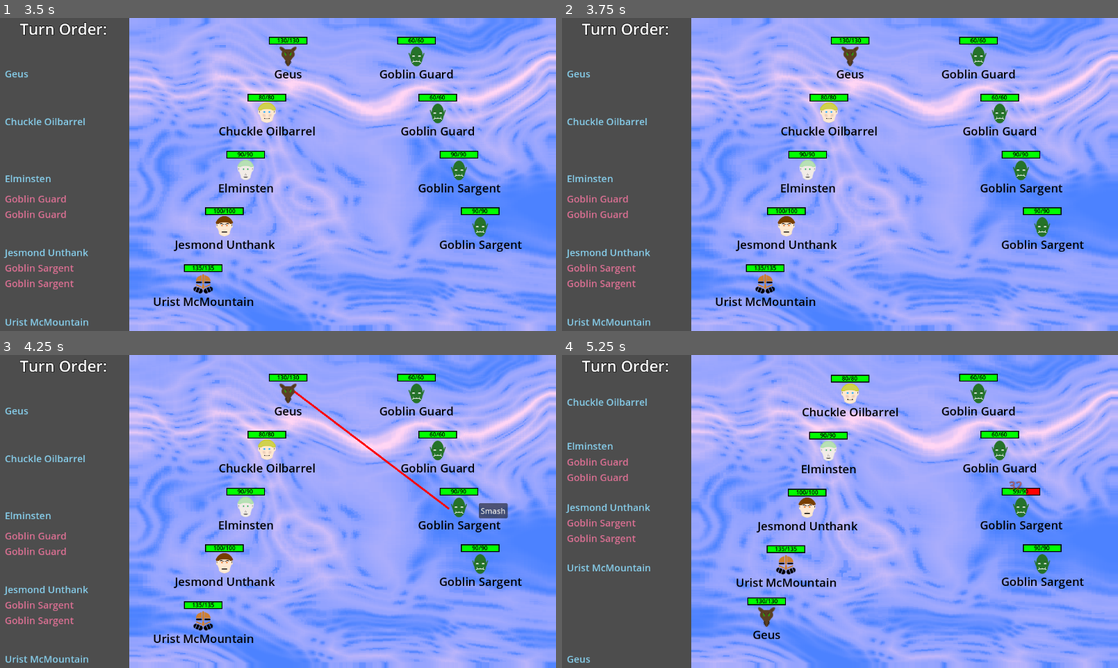
Above: before the commit, frames 1-4 (two rows, left to right).
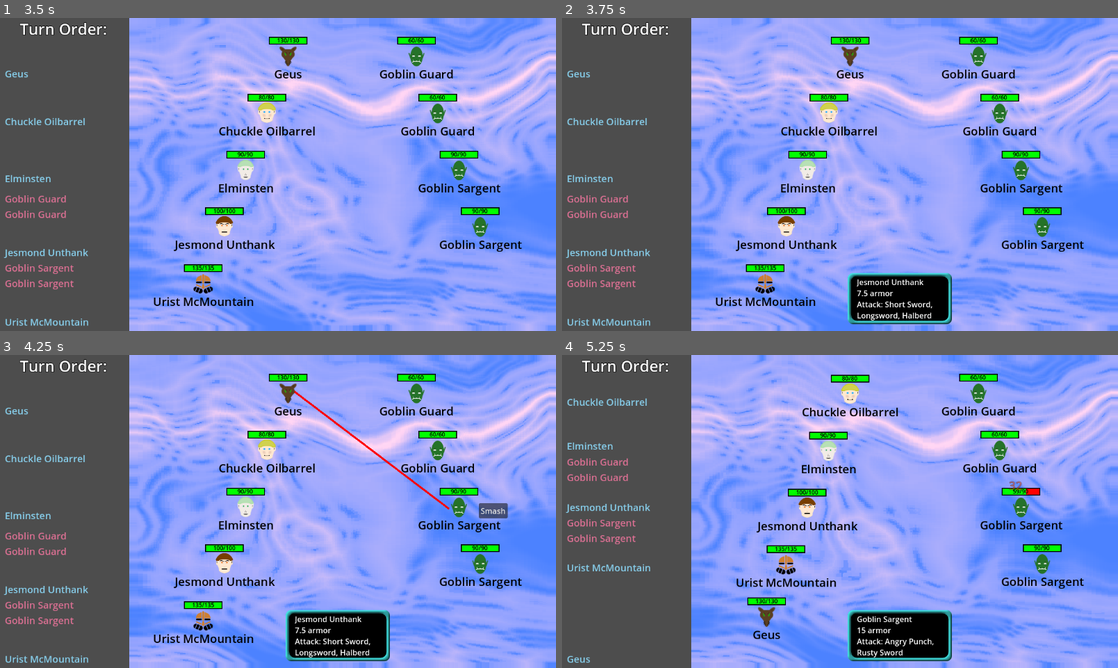
Above: after the commit, the same moments.

Repository: Habidakus/wild-jam-78-erase
Game: Godot game, scene res://Scenes/main.tscn
Same seed, same stepped clock (60 frames per second), same inputs: the game is played once before the commit and once after it. The engine's default icon, where the game draws it, is replaced by a stand-in: a white triangle on a blue panel in a dark square. Sound files missing from this copy of the repository are replaced by a short silence.
Inputs (mouse positions are in pixels of both pictures, inside the frame that each line leads up to):
- Up to frame 1 (3.5 s): tap Enter at 0.5, 2 s; move the mouse to (400, 158) at 0.52 s; click (400, 158) at 0.67 s; click "Play" at 1.25 s; move the mouse to (166, 190) at 2.02 s; click (166, 190) at 2.17 s; move the mouse to (333, 105) at 2.77 s; click (333, 105) at 2.92 s
- Up to frame 2 (3.75 s): tap Enter at 3.5 s; move the mouse to (812, 237) at 3.52 s; click (812, 237) at 3.67 s
- Up to frame 3 (4.25 s): no input
- Up to frame 4 (5.25 s): click "Smash" at 4.25 s; move the mouse to (1006, 558) at 5.02 s; click (1006, 558) at 5.17 s

Frame 1 is identical in both runs. In frame 2, 3.1% of the frame differs, in the area x 51-71%, y 81-98%; in frame 3, 3.1%; in frame 4, 3.1%.

Commit message:
Added better tooltip screen

Diff:
--- a/Scenes/main.tscn
+++ b/Scenes/main.tscn
@@ -16,6 +16,7 @@
 [ext_resource type="AudioStream" uid="uid://btjo4waad4s7d" path="res://Sounds/resurrection_03.wav" id="13_vblk6"]
 [ext_resource type="Script" path="res://Scripts/testing_prep_elo.gd" id="14_fk8kq"]
 [ext_resource type="Script" path="res://Scenes/testing_process_fight.gd" id="15_b6n3m"]
+[ext_resource type="Texture2D" uid="uid://c2khk1sps05hp" path="res://Art/Large9Rect.png" id="17_llpd5"]
 
 [sub_resource type="Shader" id="Shader_gc61x"]
 code = "shader_type canvas_item;
@@ -308,7 +309,6 @@
 text = "Play"
 
 [node name="Game" type="Control" parent="OverStateMachine"]
-visible = false
 layout_mode = 3
 anchors_preset = 15
 anchor_right = 1.0
@@ -390,7 +390,6 @@
 text = "(hit any key to continue)"
 
 [node name="Combat" type="Control" parent="OverStateMachine/Game/GameStateMachine"]
-visible = false
 layout_mode = 3
 anchors_preset = 15
 anchor_right = 1.0
@@ -761,6 +760,7 @@
 Knowing this... who would be foolish enough to try - again?"
 
 [node name="Victory" type="Control" parent="OverStateMachine/Game/GameStateMachine" node_paths=PackedStringArray("next_state")]
+visible = false
 layout_mode = 3
 anchors_preset = 15
 anchor_right = 1.0
@@ -819,4 +819,52 @@
 
 Finally, after endless battles through the eons, the Chronotyrant has been slain. His cruel machinations come to an end. All, thanks to you, you mighty three remaining heroes."
 
+[node name="Tooltip" type="Control" parent="OverStateMachine/Game"]
+visible = false
+top_level = true
+layout_mode = 1
+anchors_preset = 7
+anchor_left = 0.5
+anchor_top = 1.0
+anchor_right = 0.5
+anchor_bottom = 1.0
+offset_left = 15.0
+offset_top = -121.0
+offset_right = 233.0
+offset_bottom = -13.0
+grow_horizontal = 2
+grow_vertical = 0
+
+[node name="NinePatchRect" type="NinePatchRect" parent="OverStateMachine/Game/Tooltip"]
+layout_mode = 1
+anchors_preset = 15
+anchor_right = 1.0
+anchor_bottom = 1.0
+grow_horizontal = 2
+grow_vertical = 2
+texture = ExtResource("17_llpd5")
+region_rect = Rect2(0, 0, 64, 64)
+patch_margin_left = 24
+patch_margin_top = 24
+patch_margin_right = 24
+patch_margin_bottom = 24
+axis_stretch_horizontal = 1
+axis_stretch_vertical = 1
+
+[node name="MarginContainer" type="MarginContainer" parent="OverStateMachine/Game/Tooltip"]
+layout_mode = 1
+anchors_preset = 15
+anchor_right = 1.0
+anchor_bottom = 1.0
+grow_horizontal = 2
+grow_vertical = 2
+theme_override_constants/margin_left = 20
+theme_override_constants/margin_top = 20
+theme_override_constants/margin_right = 20
+theme_override_constants/margin_bottom = 20
+
+[node name="TooltipTextArea" type="RichTextLabel" parent="OverStateMachine/Game/Tooltip/MarginContainer"]
+layout_mode = 2
+fit_content = true
+
 [connection signal="button_up" from="OverStateMachine/Menu/Button" to="OverStateMachine/Menu" method="_on_button_button_up"]
--- a/Scripts/attack_stats.gd
+++ b/Scripts/attack_stats.gd
@@ -109,22 +109,28 @@
 	var ret_val : String = str(round(dmg * 10.0)/10.0)
 	if acts_on_allies:
 		ret_val += " Healing"
-	elif armor_piercing:
-		ret_val += " Armor Piercing"
+	else:
+		ret_val += " Damage"
+
+	if armor_piercing:
+		ret_val += ", ignores armor"
 	elif stun > 0:
-		ret_val += " Stunning"
+		ret_val += ", delays"
 	elif bleed_ticks > 0:
-		ret_val += " Bleed"
-	else:
-		ret_val += " Damage"
+		ret_val += ", causes bleeding"
+
 	if single_use:
 		ret_val += ", single use"
 	if cooldown:
 		ret_val += ", cooldown"
 	if tiring > 1:
 		ret_val += ", tiring"
-	if speed_multiple > 1:
+	if speed_multiple > 1.2:
+		ret_val += ", very slow"
+	elif speed_multiple > 1:
 		ret_val += ", slow"
+	elif speed_multiple < 0.9:
+		ret_val += ", very quick"
 	elif speed_multiple < 1:
 		ret_val += ", quick"
 
--- a/Scripts/game.gd
+++ b/Scripts/game.gd
@@ -307,6 +307,16 @@
 		(battle_space_figures[unitID] as UnitGraphics).queue_free()
 	battle_space_figures.clear()
 
+func show_unit_tooltip(unit_id : int, hovering : bool) -> void:
+	var tooltip_widget : Control = find_child("Tooltip") as Control
+	if hovering:
+		var unit_stats : UnitStats = game_state.get_unit_by_id(unit_id)
+		if unit_stats != null:
+			tooltip_widget.show()
+			tooltip_widget.find_child("TooltipTextArea").text = unit_stats.create_tooltip()
+	else:
+		tooltip_widget.hide()
+
 func update_battle_space() -> void:
 	var display_order : Array
 	for unit : UnitStats in game_state.units:
@@ -343,7 +353,7 @@
 	var arena : ColorRect = find_child("Arena") as ColorRect
 	for unit : UnitStats in game_state.units:
 		if !battle_space_figures.has(unit.id):
-			var unit_graphics : UnitGraphics = UnitGraphics.create(unit)
+			var unit_graphics : UnitGraphics = UnitGraphics.create(unit, self)
 			unit_graphics.set_unit_name(unit.unit_name)
 			battle_space_figures[unit.id] = unit_graphics
 			arena.add_child(unit_graphics)
@@ -473,18 +483,26 @@
 
 func human_hover_over_action(b : bool, move : EAction) -> void:
 
+	var tooltip_widget : Control = find_child("Tooltip") as Control
 	if b:
+		var target : UnitStats = game_state.get_unit_by_id(move.targetID)
+
+		if move.attack != null:
+			tooltip_widget.show()
+			tooltip_widget.find_child("TooltipTextArea").text = move.attack.generate_tooltip(target)
+
 		#var dmg : float = game_state.get_unit_by_id(move.targetID).calculate_damage_from_attack(move.attack)
 		var actor : UnitStats = game_state.get_unit_by_id(move.actorID)
 		ghost_trip_sheet_pos[move.actorID] = actor.next_attack + move.attack.get_cost_in_time(actor)
 
-		var target : UnitStats = game_state.get_unit_by_id(move.targetID)
 		var target_slow : float = move.attack.get_cost_in_time_for_target(target)
 		if target_slow > 0:
 			ghost_trip_sheet_pos[move.targetID] = target.next_attack + target_slow
 
 		update_trip_sheet()
 	else:
+		tooltip_widget.hide()
+
 		ghost_trip_sheet_pos.erase(move.actorID)
 		assert(!ghost_trip_sheet_pos.has(move.actorID))
 		if ghost_trip_sheet_pos.has(move.targetID):
--- a/Scripts/unit_graphics.gd
+++ b/Scripts/unit_graphics.gd
@@ -8,9 +8,12 @@
 var action_buttons : Array[Button]
 var attack_buttons : Array[Button]
 
-static func create(unit_stats : UnitStats) -> UnitGraphics:
+static func create(unit_stats : UnitStats, game : Game) -> UnitGraphics:
 	var ret_val : UnitGraphics = our_scene.instantiate()
-	(ret_val.find_child("HealthBar") as Control).tooltip_text = unit_stats.create_tooltip()
+	var healthbar_control : Control = ret_val.find_child("HealthBar") as Control
+	healthbar_control.mouse_entered.connect(Callable(game, "show_unit_tooltip").bind(unit_stats.id, true))
+	healthbar_control.mouse_exited.connect(Callable(game, "show_unit_tooltip").bind(unit_stats.id, false))
+	#healthbar_control.tooltip_text = unit_stats.create_tooltip()
 	var texture : Texture2D = unit_stats.get_texture()
 	if texture != null:
 		var sprite : Sprite2D = ret_val.find_child("Sprite2D") as Sprite2D
@@ -87,8 +90,7 @@
 	new_button.mouse_entered.connect(hover_callback.bind(true))
 	new_button.mouse_exited.connect(hover_callback.bind(false))
 	new_button.pressed.connect(click_callback)
-	new_button.tooltip_text = attack.generate_tooltip(target_stats)
-	# TODO: Consult _make_custom_tooltip to see if we can make this look better
+	#new_button.tooltip_text = attack.generate_tooltip(target_stats)
 	if is_attack:
 		new_button.size_flags_horizontal = Control.SIZE_SHRINK_BEGIN
 		find_child("AttackBox").add_child(new_button)
--- a/Scripts/unit_stats.gd
+++ b/Scripts/unit_stats.gd
@@ -246,19 +246,22 @@
 	return ret_val
 
 func create_tooltip() -> String:
-	var ret_val : String = ""
-	for e : String in elo:
-		if !ret_val.is_empty():
+	var ret_val : String = unit_name
+	if armor > 0:
+		ret_val += "\n" + str(armor) + " armor"
+		if bleeding_ticks > 0:
+			ret_val += ", bleeding"
+	elif bleeding_ticks > 0:
+		ret_val += "\nbleeding"
+	ret_val += "\n"
+	if attacks.size() > 1:
+		ret_val += "Attack: "
+	else:
+		ret_val += "Attacks: "
+	for index in range(0, attacks.size()):
+		if index > 0:
 			ret_val += ", "
-		ret_val += e
-	if armor > 0:
-		if !ret_val.is_empty():
-			ret_val += ", "
-		ret_val += "Armor: " + str(armor)
-	if bleeding_ticks > 0:
-		if !ret_val.is_empty():
-			ret_val += ", "
-		ret_val += "Bleeding"
+		ret_val += attacks[index].attack_name
 	return ret_val
 
 const icon_human : Texture = preload("res://Art/Species_Human.png")
Binary file added: Art/Large9Rect.png
Not shown, added: Art/Large9Rect.png.import
Binary file added: Art/Tight9Rect.png
Not shown, added: Art/Tight9Rect.png.import
Not shown: 1 places in Scenes/main.tscn that only renumber resources
Not shown, changed: todo.txt
